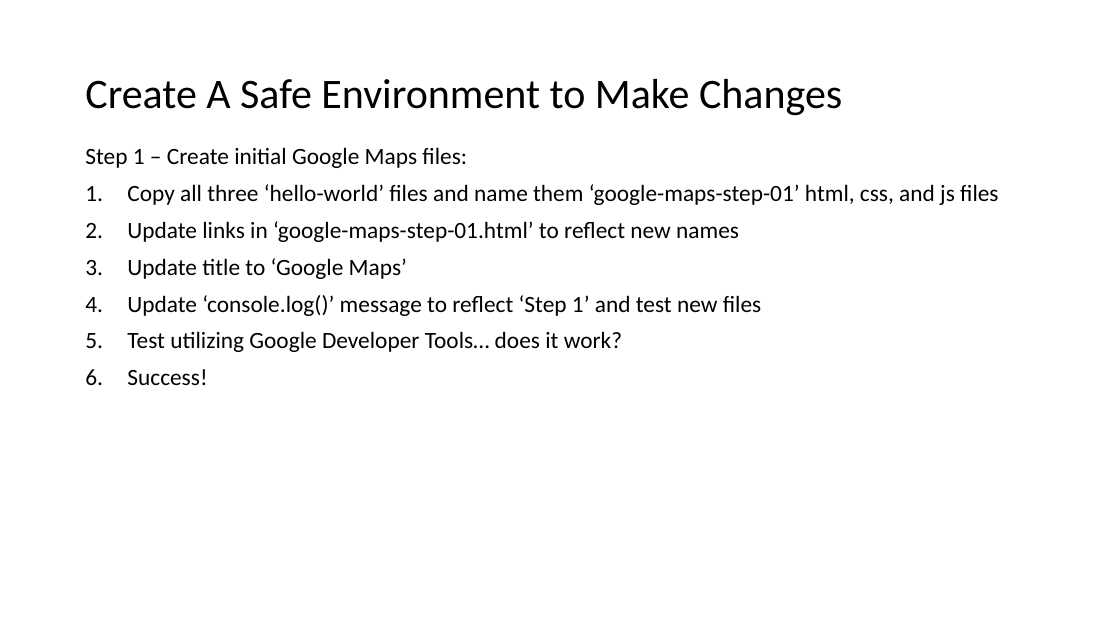
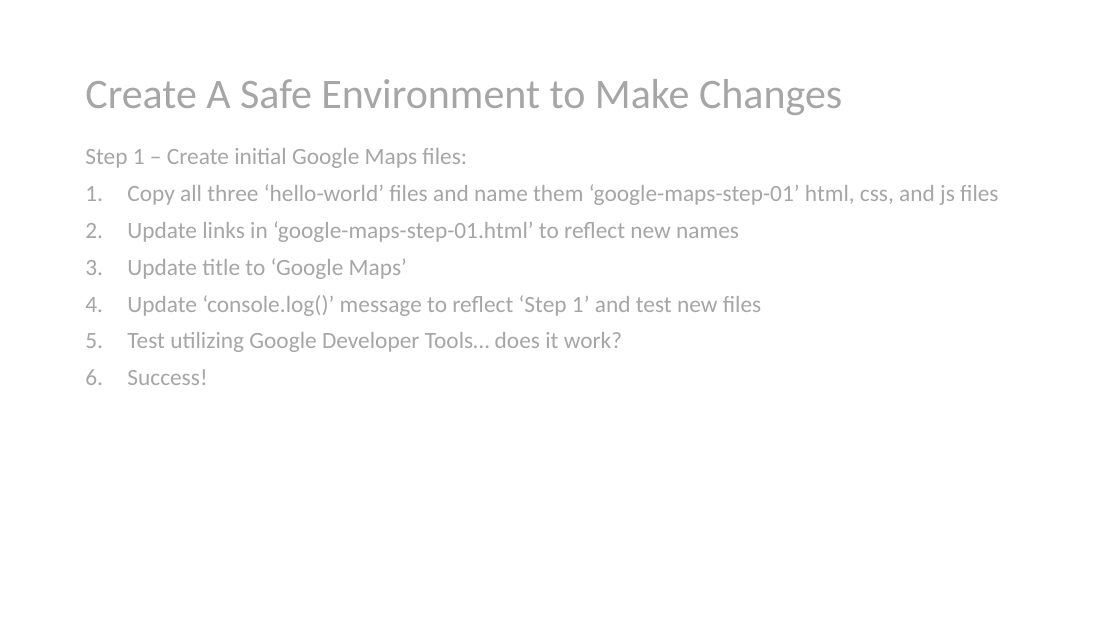
Before and after one commit to EricJPogue/www-epogue-info, a slide deck: slide 7 of CPSC-24700/Presentations/session-22.pptx (slide 6 before the commit). Drawn at 1120x630 pixels with LibreOffice and Linux fonts; fonts in the diff are those of the drawing; background and template pictures are left out. Boxes give left, top, right and bottom in pixels: in the first picture for what was removed or moved away, otherwise in the second. Text is boxed around its words. In the diff, an @@ line names an element or a change of style, - is before the commit and + after.

```diff
--- a/CPSC-24700/Presentations/session-22.pptx
+++ b/CPSC-24700/Presentations/session-22.pptx
@@ title "Create A Safe Environment to ..." at (85,79,842,115): text colour #000000 to #A6A6A6 @@
@@ text "Step 1 – Create initial ..." at (85,148,998,385): text colour #000000 to #A6A6A6 @@
```
Also in this commit, not shown: 5 other slides changed, 1 slide added, 4 other files.
